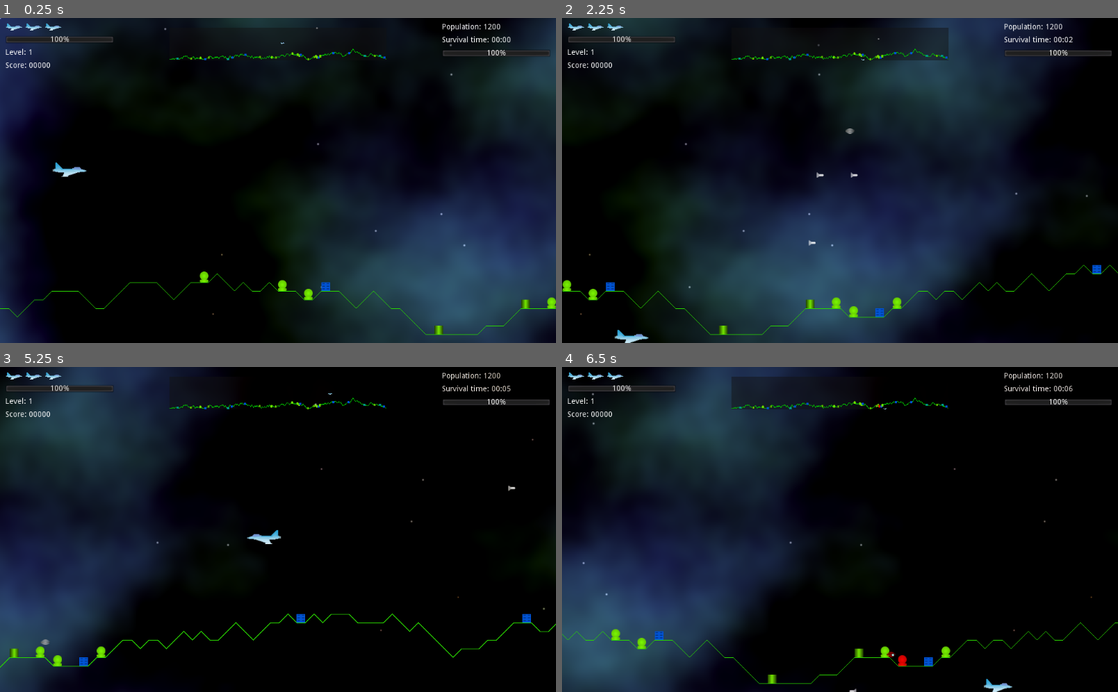
Above: before the commit, frames 1-4 (two rows, left to right).
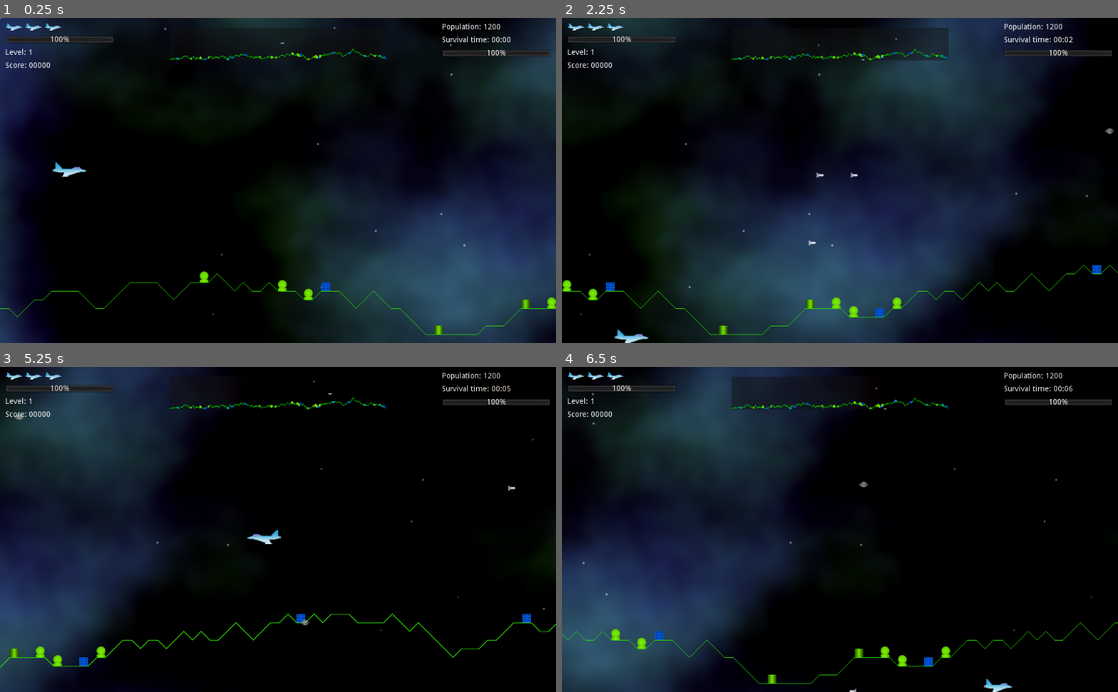
Above: after the commit, the same moments.

Repository: andrew-wilkes/godotia
Game: Godot game, scene res://scenes/Main.tscn
The game is run twice, just before and just after one commit, with the same random seed, the same clock (stepped at 60 frames per second) and the same inputs.
Inputs:
- Up to frame 1 (0.25 s): no input
- Up to frame 2 (2.25 s): tap Enter (ui_accept) at 0.5, 0.77, 1.52 s; hold Right (ui_right) 0.53-1.28 s; hold Down (ui_down) 1.28-2.03 s; hold Right (ui_right) from 2.03 s (still down)
- Up to frame 3 (5.25 s): release Right (ui_right) at 2.78 s; hold Up (ui_up) 2.78-3.53 s; tap Enter (ui_accept) at 3.02, 3.77, 4.52 s; hold Left (ui_left) 3.53-5.03 s; hold Down (ui_down) from 5.03 s (still down)
- Up to frame 4 (6.5 s): release Down (ui_down) at 5.78 s; hold Right (ui_right) from 5.78 s (still down); tap Enter (ui_accept) at 6.02 s

The runs differ from the first frame. In frame 1, less than 0.1% of the frame differs, in the area x 56-61%, y 2-4%; in frame 2, less than 0.1%; in frame 3, less than 0.1%; in frame 4, 0.1%, in the area x 53-62%, y 6-93%.

Commit message:
Add points for enemy kill

Diff:
--- a/scenes/Enemy.gd
+++ b/scenes/Enemy.gd
@@ -1,6 +1,8 @@
 extends Area2D
 
 class_name Enemy
+
+signal enemy_killed(points)
 
 enum { MOVING_TO_TARGET, DRAINING_ENERGY, MOVING_TO_PLAYER, LIFTING, DEAD }
 
@@ -13,6 +15,8 @@
 var shot_scene = preload("res://scenes/Shot.tscn")
 var in_range : bool
 var shot_range_squared : float
+var points = 10
+const BONUS_POINTS = 50
 
 func _init():
 	shot_range_squared = pow(rand_range(globals.shots.range1, globals.shots.range2), 2)
@@ -50,18 +54,21 @@
 	position = position.move_toward(target, SPEED * delta)
 
 
-func _on_Enemy_area_entered(_area):
+func _on_Enemy_area_entered(area):
 	# Got hit by player or a missile
 	if sid:
 		var s = globals.structures[sid]
 		if state == LIFTING:
-			s.state = globals.structures[sid].states.FALLING
+			s.state = s.states.FALLING
 			s.call_deferred("reparent", self, get_parent(), self.position)
 		else:
 			# Was leeching off an energy source
 			s.targeted = false
 			s.charging = true
-	got_hit()
+	if area.name != "Player":
+		if state == MOVING_TO_PLAYER:
+			points = BONUS_POINTS
+		emit_signal("enemy_killed", points)
 	destroy()
 
 
@@ -92,10 +99,6 @@
 		$ShotTimer.start(rand_range(globals.shots.fire_delay1, globals.shots.fire_delay2))
 
 
-func got_hit():
-	pass
-
-
 func got_building():
 	globals.structures[sid].visible = false
 	globals.output("Got_building")
--- a/scenes/Main.gd
+++ b/scenes/Main.gd
@@ -4,7 +4,8 @@
 const MAX_SPEED = 500
 const TOP_LEVEL = 14
 const TEST_STRUCT = false
-const TEST_ENEMY = true
+const TEST_ENEMY = false
+const TEST_TARGET_INDEX = 18
 
 enum { LEFT, RIGHT }
 
@@ -54,6 +55,8 @@
 
 
 func start_game():
+	player.connect("got_hit", stats, "reduce_health")
+	player.connect("crashed", stats, "lose_life")
 	player.position.x = player.MARGIN
 	# Add structures to terrain flats
 	var nodes = terrain.get_nodes_for_structures(Structures.DENSITY)
@@ -105,7 +108,7 @@
 	if targets.size():
 		var i = randi() % targets.size()
 		if TEST_ENEMY:
-			i = 17 # Manually choose a target
+			i = TEST_TARGET_INDEX # Manually choose a target
 		pick = globals.structures[targets[i]]
 	pick.targeted = true
 	return pick
@@ -115,6 +118,7 @@
 	var enemy = enemy_scene.instance()
 	enemy.target = target.get_parent().position
 	enemy.position = Vector2(enemy.target.x + rand_range(-100, 100), -size.y)
+	enemy.connect("enemy_killed", stats, "add_points")
 	terrain.line.add_child(enemy)
 	globals.add_entity(enemy, "enemies")
 	map.add_enemy(enemy)
@@ -127,6 +131,7 @@
 	move_player_sideways(delta)
 	map.position_player(player, scroll_position, terrain)
 	map.update_all_entities(scroll_position)
+	stats.update()
 
 
 func process_inputs(delta):
--- a/scenes/Player.gd
+++ b/scenes/Player.gd
@@ -1,4 +1,7 @@
 extends Area2D
+
+signal got_hit(sid)
+signal crashed(sid)
 
 const SPEED = Vector2(500, 500)
 const MARGIN = 128
@@ -24,10 +27,9 @@
 
 func _on_Player_area_entered(_area):
 	if _area is Shot:
-		print("Shot")
+		emit_signal("got_hit", sid)
 	if _area is Enemy:
-		print("Enemy")
-	print(_area.name)
+		emit_signal("crashed", sid)
 
 
 func move(dx, dy = 0):
--- a/scenes/Statistics.gd
+++ b/scenes/Statistics.gd
@@ -48,6 +48,7 @@
 
 func _health(n):
 	health = n
+	nodes.health.value = n
 
 
 func _level(n):
@@ -88,3 +89,19 @@
 
 func stop_clock():
 	$Clock.stop()
+
+
+func add_points(points):
+	self.score += points
+
+
+func reduce_health(sid):
+	self.health -= 1
+	if health <= 0:
+		lose_life(sid)
+
+
+func lose_life(sid):
+	self.lives -= 1
+	if sid:
+		globals.structures[sid].destroy()
